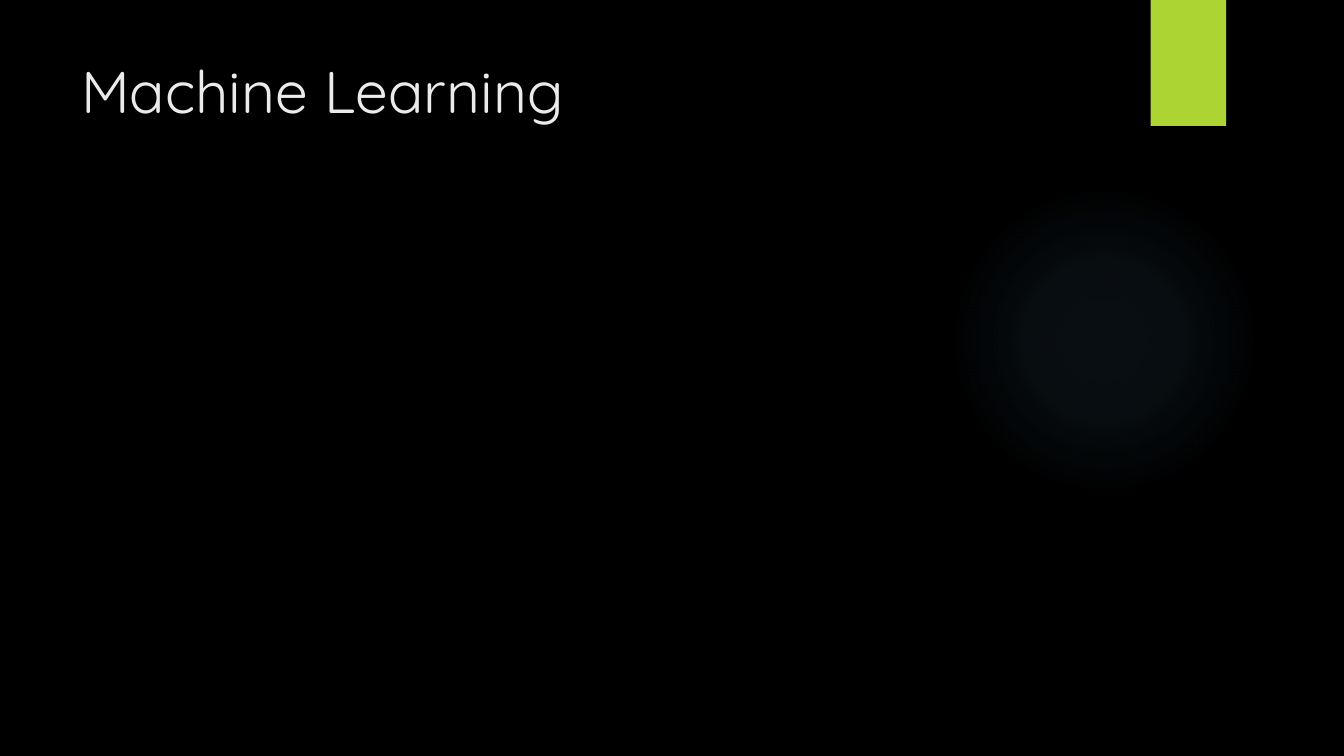
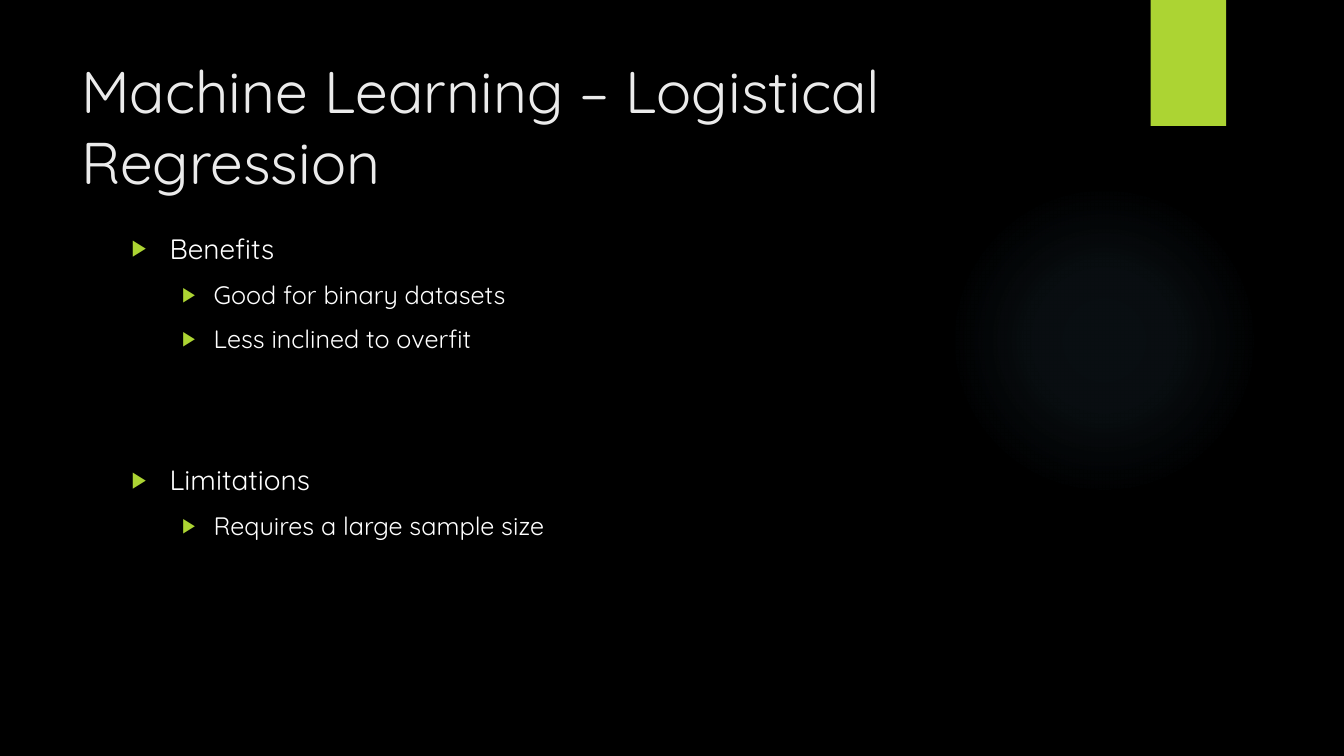
Before and after one commit to johnsetzer3/Disease_Prediction, a slide deck: slide 12 of Team_Code Blue Final Project.pptx. Drawn at 1344x756 pixels with LibreOffice and Linux fonts; fonts in the diff are those of the drawing; background and template pictures are left out. Boxes give left, top, right and bottom in pixels: in the first picture for what was removed or moved away, otherwise in the second. Text is boxed around its words. In the diff, an @@ line names an element or a change of style, - is before the commit and + after.

```diff
--- a/Team_Code Blue Final Project.pptx
+++ b/Team_Code Blue Final Project.pptx
@@ title at [81, 69, 881, 196]: text changed @@
-Machine Learning
+Machine Learning – Logistical Regression
@@ text added at [170, 238, 544, 540], 18 pt, text #FFFFFF @@
+▶ Benefits
+  ▶ Good for binary datasets
+  ▶ Less inclined to overfit
+▶ Limitations
+  ▶ Requires a large sample size
```
Also in this commit, not shown: 3 other slides changed, 4 slides added, 1 other file.
